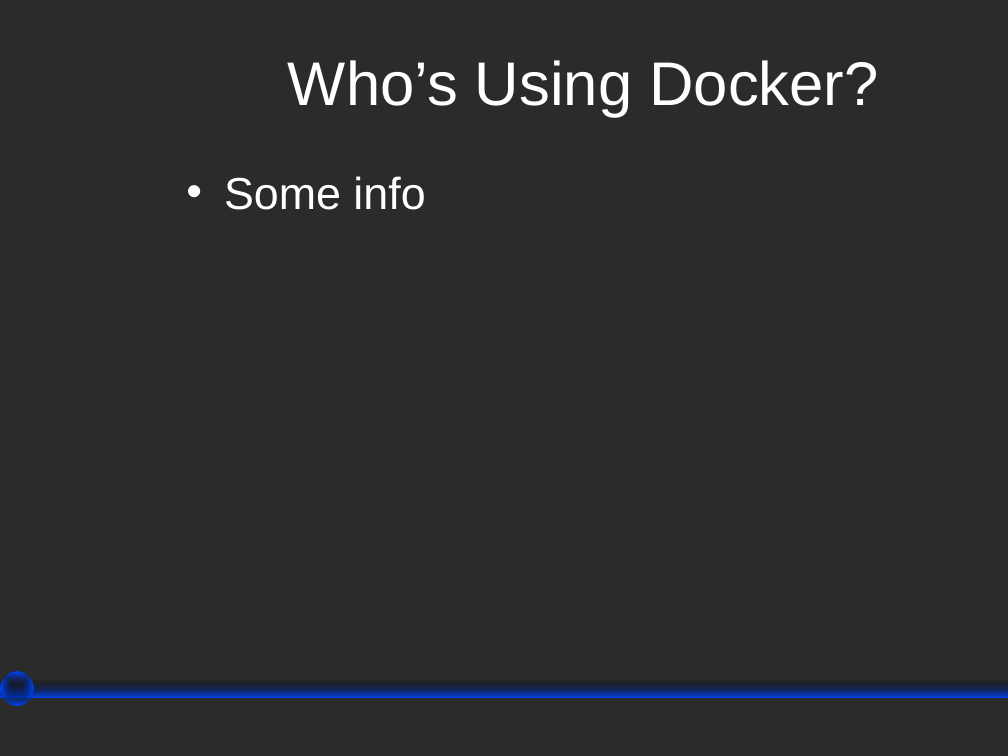
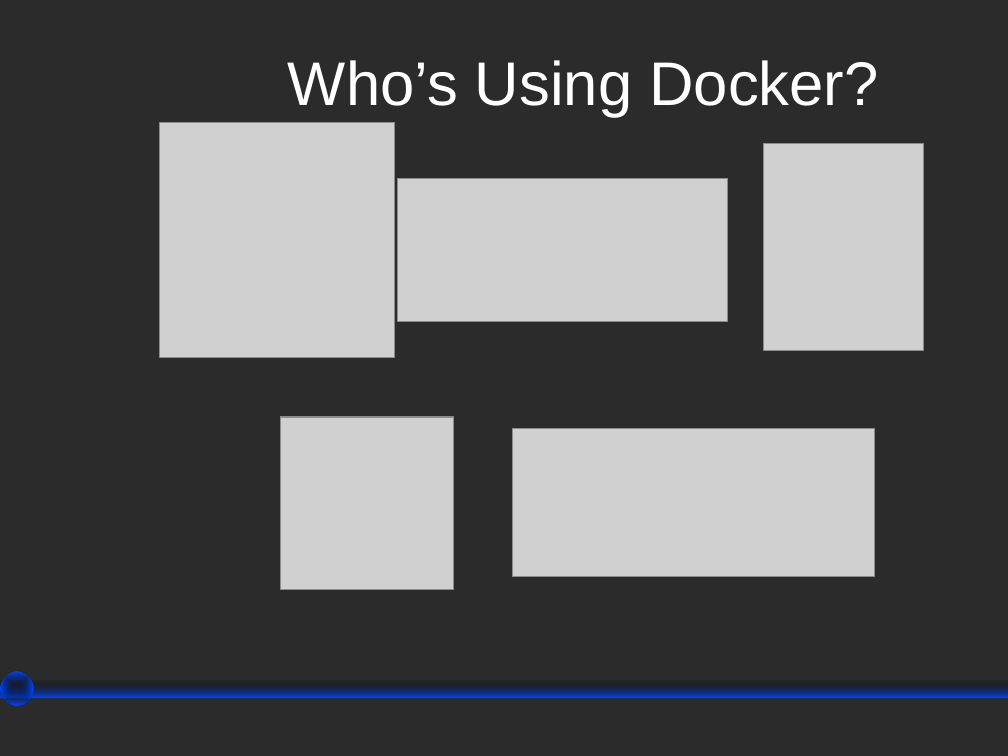
Before and after one commit to wesreisz/cis411-lightningTalks, a slide deck: slide 18 of TylerLutz_Docker_LighteningTalk.ppt. Drawn at 1008x756 pixels with LibreOffice and Linux fonts; fonts in the diff are those of the drawing; grey boxes stand for pictures; background and template pictures are left out; a plain dark background stands for a picture behind light text. Boxes give left, top, right and bottom in pixels: in the first picture for what was removed or moved away, otherwise in the second. Text is boxed around its words. In the diff, an @@ line names an element or a change of style, - is before the commit and + after.

```diff
--- a/TylerLutz_Docker_LighteningTalk.ppt
+++ b/TylerLutz_Docker_LighteningTalk.ppt
@@ picture added at (159,122,394,357) @@
@@ picture added at (764,144,923,351) @@
@@ text removed at (224,176,425,210) @@
-• Some info
@@ picture added at (398,178,728,323) @@
@@ picture added at (281,417,454,590) @@
@@ picture added at (512,428,875,576) @@
```
Also in this commit, not shown: 5 other slides changed, 1 slide added, 1 slide removed.
